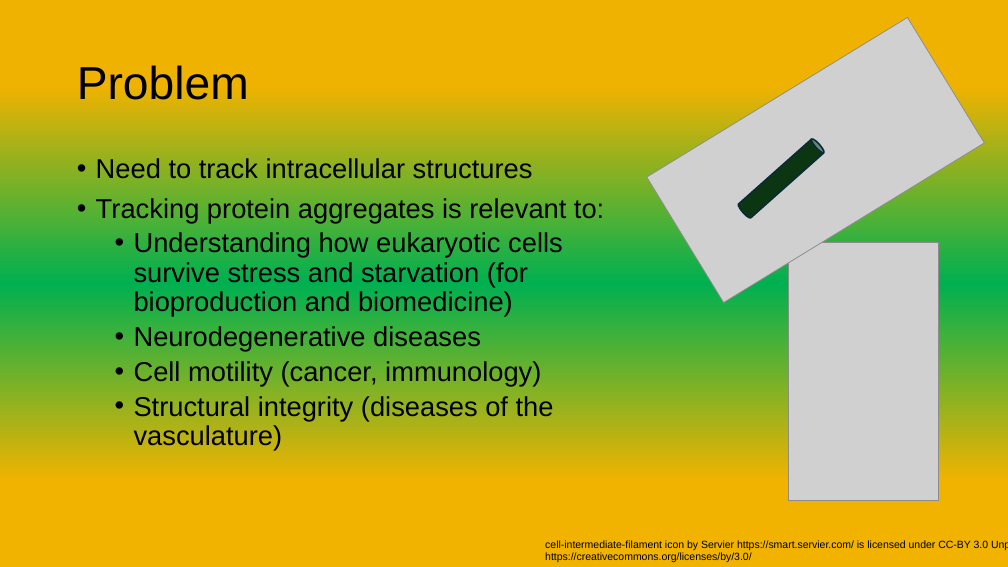
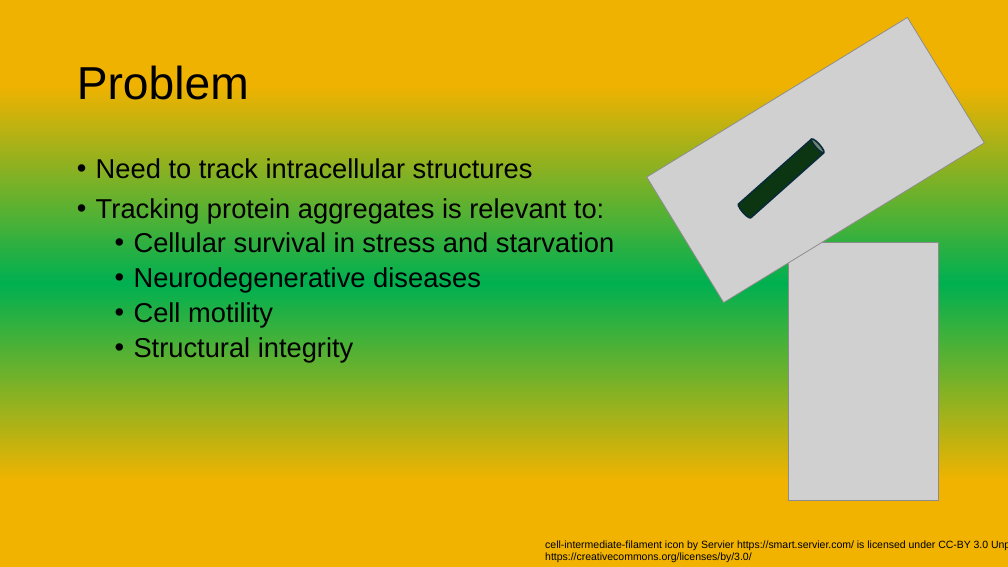
Before and after one commit to briandaniel14/biohack, a slide deck: slide 2 of Presentations/Biohack_Presentation.pptx. Drawn at 1008x567 pixels with LibreOffice and Linux fonts; fonts in the diff are those of the drawing; grey boxes stand for pictures. Boxes give left, top, right and bottom in pixels: in the first picture for what was removed or moved away, otherwise in the second. Text is boxed around its words. In the diff, an @@ line names an element or a change of style, - is before the commit and + after.

```diff
--- a/Presentations/Biohack_Presentation.pptx
+++ b/Presentations/Biohack_Presentation.pptx
@@ text at (134, 232, 614, 253): text changed @@
-  • Understanding how eukaryotic cells survive stress and starvation (for bioproduction and biomedicine)
+  • Cellular survival in stress and starvation
@@ text at (134, 302, 353, 361): text changed @@
-  • Cell motility (cancer, immunology)
-  • Structural integrity (diseases of the vasculature)
+  • Cell motility
+  • Structural integrity
```
Also in this commit, not shown: 1 other slide changed, 1 other file.
